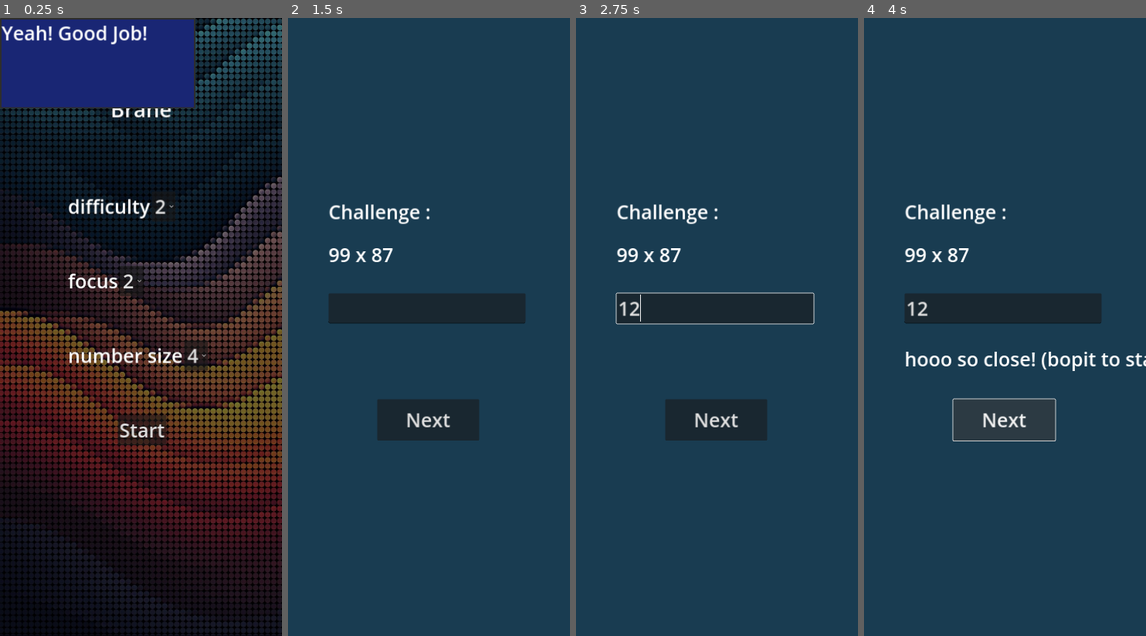
Above: before the commit, frames 1-4 (left to right).
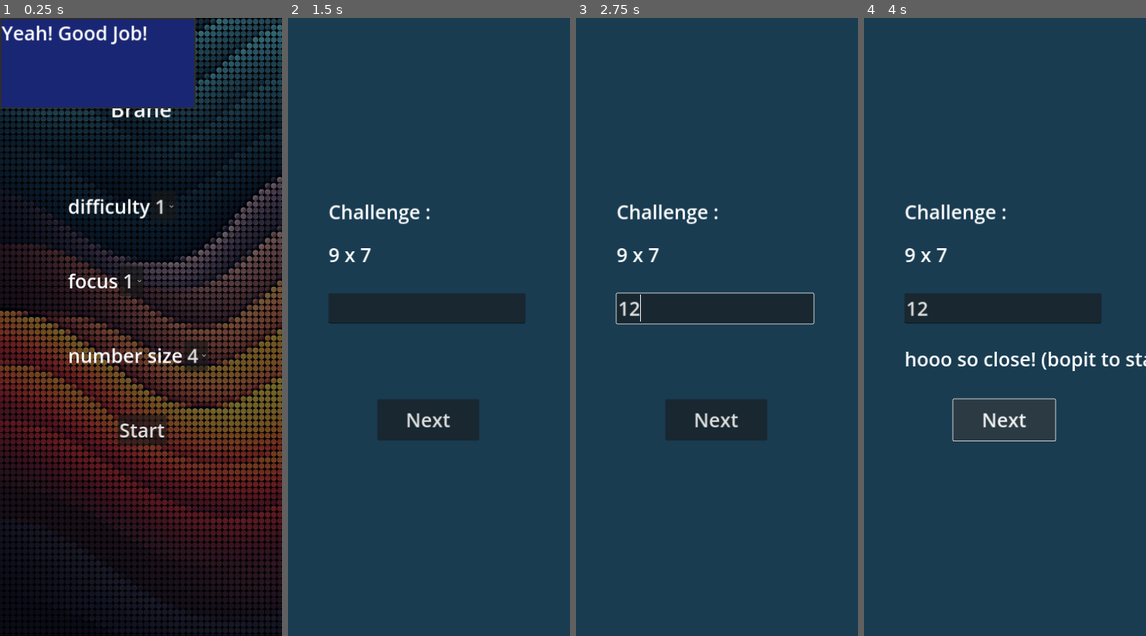
Above: after the commit, the same moments.

Repository: Zabardast/brane
Game: Godot game, scene res://main.tscn
The game is run twice, just before and just after one commit, with the same random seed, the same clock (stepped at 60 frames per second) and the same inputs.
Inputs (mouse positions are in pixels of both pictures, inside the frame that each line leads up to):
- Up to frame 1 (0.25 s): no input
- Up to frame 2 (1.5 s): click "Start" at 0.5 s; click "Next" at 1.25 s
- Up to frame 3 (2.75 s): click (714, 308) at 2.02 s; type "12" at 2.1 s
- Up to frame 4 (4 s): click "Next" at 2.75 s; click "Next" at 3.5 s

The runs differ from the first frame. In frame 1, 0.1% of the frame differs, in the area x 43-59%, y 29-44%; in frame 2, 0.2%, in the area x 18-38%, y 37-40%; in frame 3, 0.2%; in frame 4, 0.2%.

Commit message:
✨: add failure message to remember page!

Diff:
--- a/main.gd
+++ b/main.gd
@@ -58,12 +58,14 @@
 	$ChallengeLoop.set_complexity(complexity)
 	$ChallengeLoop.new_challenge()
 	$ChallengeLoop/ResultLabel.set_text("")
+	$Remember/Label.set_text("")
 	$ChallengeLoop.show()
 	pass
 
 func _start_remember() -> void:
 	$ChallengeLoop.hide()
 	print("remember start")
+	$Remember/LineEdit.set_text("")
 	$Remember/Label.set_text("")
 	$Remember.show()
 	pass
@@ -72,9 +74,13 @@
 	print(p_val)
 	if memory_number == int(p_val):
 		print("correct!!")
+		$Remember/Label.set_text("")
 		$Remember.hide()
 		$Menu.show()
 		$PopupPanel.popup_centered()
+	else :
+		print("Not correct!!")
+		$Remember/Label.set_text("Wouptidou!")
 	pass
 
 func _hide_popup() -> void:
--- a/main.tscn
+++ b/main.tscn
@@ -64,10 +64,10 @@
 anchor_top = 0.5
 anchor_right = 0.5
 anchor_bottom = 0.5
-offset_left = -249.0
-offset_top = -113.5
-offset_right = 249.0
-offset_bottom = 113.5
+offset_left = 4.0
+offset_top = 4.0
+offset_right = 502.0
+offset_bottom = 231.0
 grow_horizontal = 2
 grow_vertical = 2
 size_flags_horizontal = 4
--- a/menu.gd
+++ b/menu.gd
@@ -57,11 +57,11 @@
 
 	for i in problem_list_size:
 		$GridContainer/ListSizeContainer/OptionButton.add_item(problem_list_size[i].label, i)
-	$GridContainer/ListSizeContainer/OptionButton.select(2)
+	$GridContainer/ListSizeContainer/OptionButton.select(1)
 
 	for i in problem_complexity:
 		$GridContainer/ComplexityContainer/OptionButton.add_item(problem_complexity[i].label, i)
-	$GridContainer/ComplexityContainer/OptionButton.select(2)
+	$GridContainer/ComplexityContainer/OptionButton.select(1)
 
 
 func start() -> void:
--- a/remember.gd
+++ b/remember.gd
@@ -14,7 +14,7 @@
 
 
 func button_test_remember() -> void:
-	emit_signal("test_remember", $Label.get_text())
+	emit_signal("test_remember", $LineEdit.get_text())
 	pass
 
 func button_forgot_remember() -> void:
--- a/remember.tscn
+++ b/remember.tscn
@@ -5,7 +5,7 @@
 [node name="Remember" type="CanvasLayer"]
 script = ExtResource("1_tepvd")
 
-[node name="Label" type="LineEdit" parent="." groups=["hidable_memory"]]
+[node name="LineEdit" type="LineEdit" parent="." groups=["hidable_memory"]]
 offset_left = 214.0
 offset_top = 659.0
 offset_right = 516.0
@@ -28,5 +28,12 @@
 theme_override_font_sizes/font_size = 50
 text = "ooops..."
 
+[node name="Label" type="Label" parent="."]
+offset_left = 214.0
+offset_top = 434.0
+offset_right = 516.0
+offset_bottom = 511.0
+theme_override_font_sizes/font_size = 50
+
 [connection signal="pressed" from="Button" to="." method="button_test_remember"]
 [connection signal="pressed" from="ForgotButton" to="." method="button_forgot_remember"]
